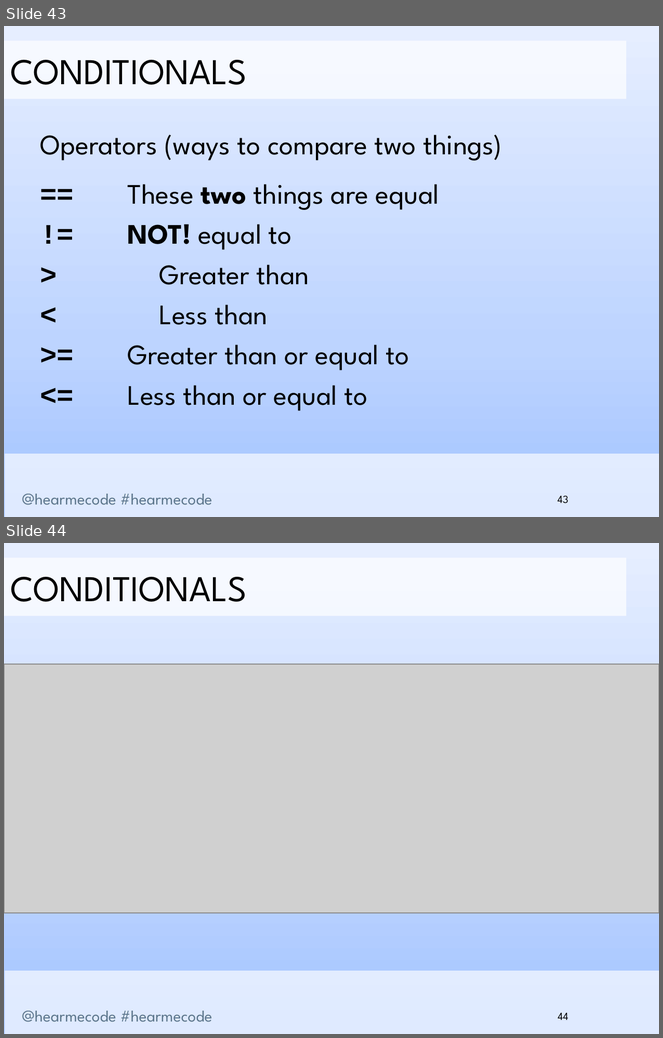
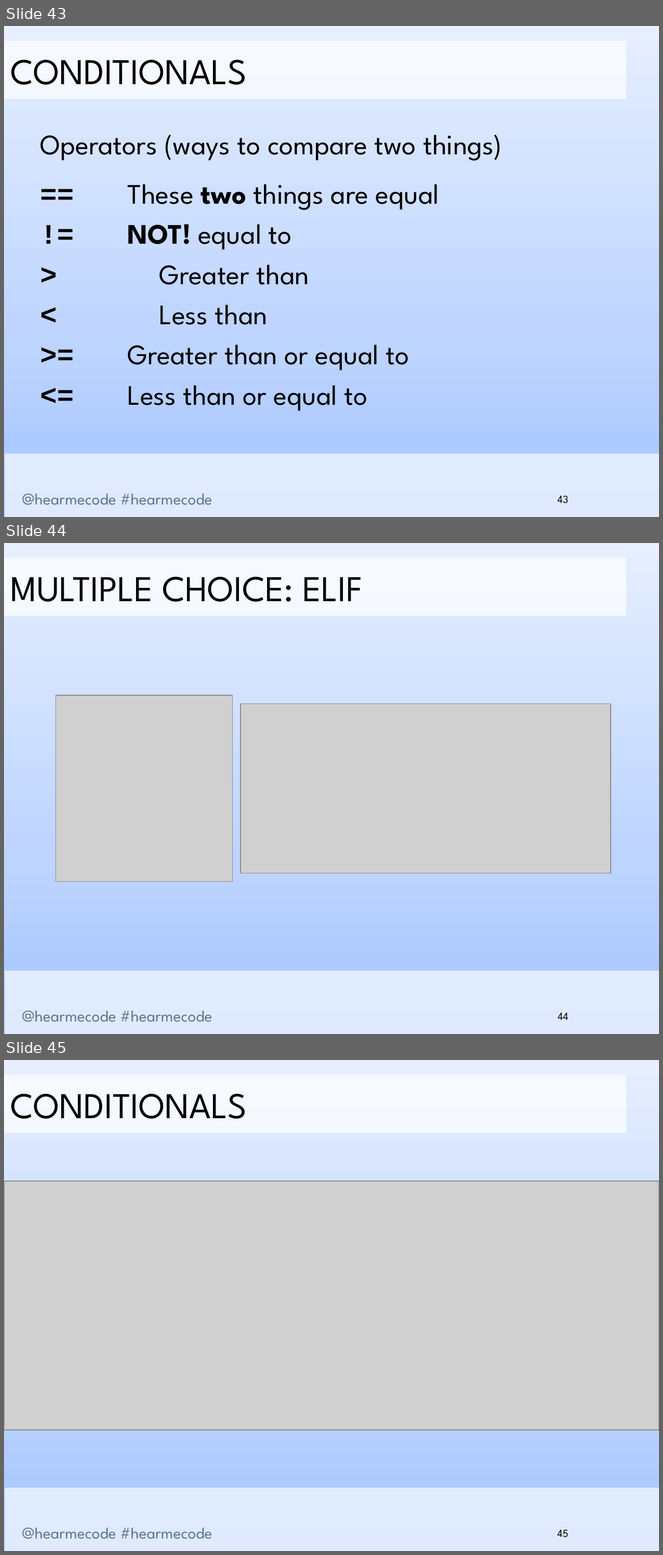
Before and after one commit to hearmecode/slides, a slide deck: Lesson 1/Hear Me Code - Strings and Conditionals.pptx. Shown one above the other, each under a label of ours: slides 43 and 44 before the commit, slides 43, 44 and 45 after it. The pictures are 663x1038 and 663x1555 pixels, drawn with LibreOffice and Linux fonts; fonts in the diff are those of the drawing; grey boxes stand for pictures; background and template pictures are left out. Boxes give left, top, right and bottom in pixels: in the first picture for what was removed or moved away, otherwise in the second. Text is boxed around its words. In the diff, an @@ line names an element or a change of style, - is before the commit and + after.

Commit message:
Added slide explaining elif using multiple choice tests

```diff
--- a/Lesson 1/Hear Me Code - Strings and Conditionals.pptx
+++ b/Lesson 1/Hear Me Code - Strings and Conditionals.pptx
@@ slide 44 added at <box>4,543,659,1034</box>, background gradient #A2C3FF to #BDD4FF to #E6EEFF; not listed: 2 template elements that a slide beside it also shows @@
@@ text added at <box>4,558,626,616</box>, fill #FFFFFF at 70% opacity, 40 pt, text #000000 @@
+MULTIPLE CHOICE: ELIF
@@ picture added at <box>56,696,232,883</box> @@
@@ picture added at <box>241,704,611,873</box> @@
@@ page number added at <box>558,1013,569,1020</box>, 12 pt, text #000000 @@
+44
@@ what was slide 44 is now slide 45 @@
@@ page number at <box>557,1530,568,1538</box>: text changed @@
-44
+45
```
Also in this commit, not shown: 2 other files.
